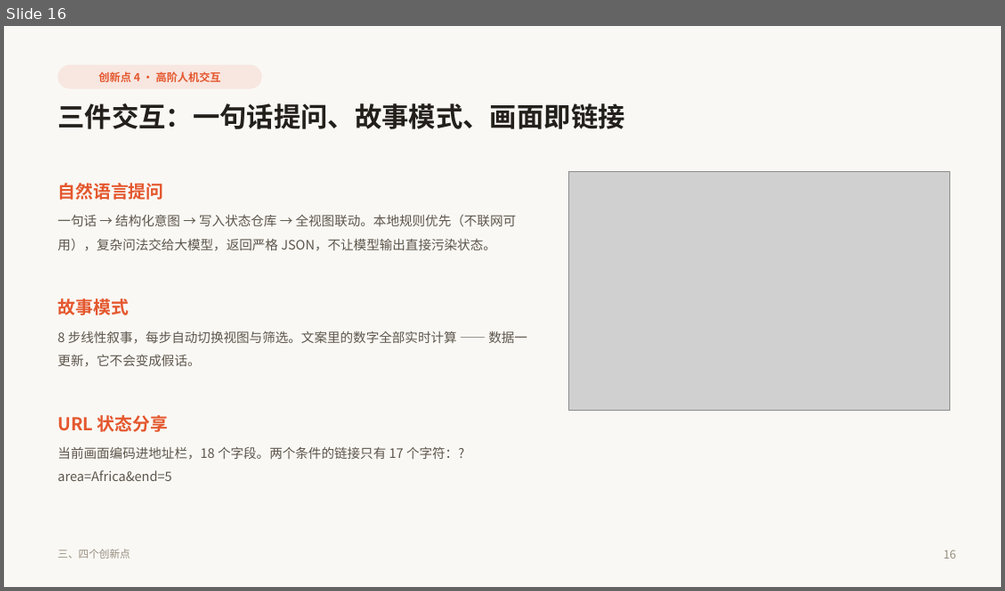
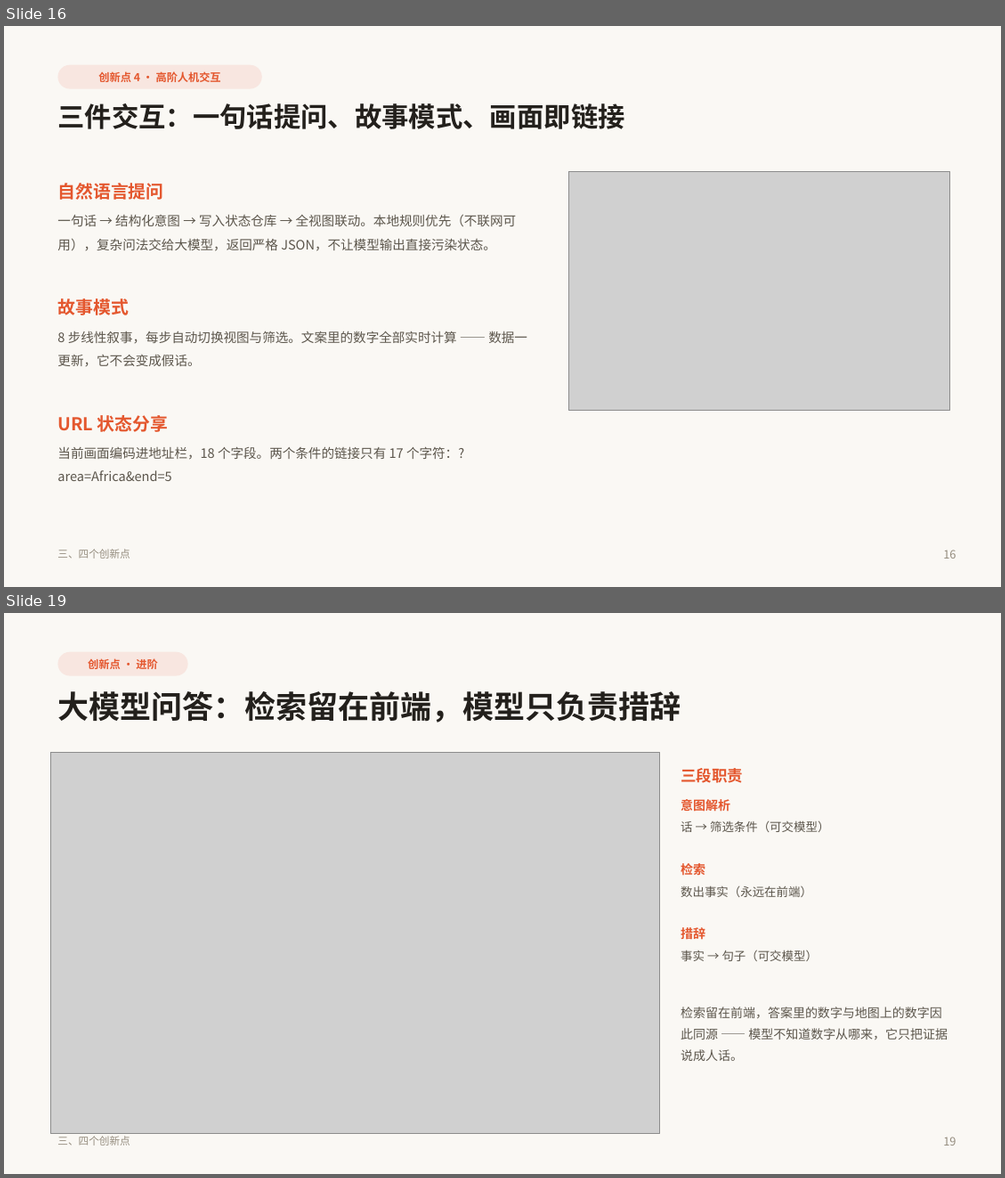
Before and after one commit to quvro/world-language-vitality-map, a slide deck: paper/世界语言赛博活力图谱_答辩PPT.pptx. Shown one above the other, each under a label of ours: slide 16 before the commit, slides 16 and 19 after it; the slides between them are not shown. The pictures are 1005x591 and 1005x1178 pixels, drawn with LibreOffice and Linux fonts; fonts in the diff are those of the drawing; grey boxes stand for pictures. Boxes give left, top, right and bottom in pixels: in the first picture for what was removed or moved away, otherwise in the second. Text is boxed around its words. In the diff, an @@ line names an element or a change of style, - is before the commit and + after.

```diff
--- a/paper/世界语言赛博活力图谱_答辩PPT.pptx
+++ b/paper/世界语言赛博活力图谱_答辩PPT.pptx
@@ slide 19 added at [4, 613, 1001, 1174], background #FAF8F4 @@
@@ rounded rectangle added at [57, 652, 188, 676], fill #F8E6E0, 10.5 pt, text #E4572E, bold @@
+创新点 · 进阶
@@ text added at [57, 691, 680, 722], 30 pt, text #23201C, bold @@
+大模型问答：检索留在前端，模型只负责措辞
@@ picture added at [50, 752, 660, 1133] @@
@@ text added at [680, 768, 743, 783], 15 pt, text #E4572E, bold @@
+三段职责
@@ text added at [680, 797, 730, 813], 12 pt, text #E4572E, bold @@
+意图解析
@@ text added at [680, 820, 829, 832], 11.5 pt, text #5C564C @@
+话 → 筛选条件（可交模型）
@@ text added at [680, 863, 705, 875], 12 pt, text #E4572E, bold @@
+检索
@@ text added at [680, 885, 812, 897], 11.5 pt, text #5C564C @@
+数出事实（永远在前端）
@@ text added at [680, 926, 705, 942], 12 pt, text #E4572E, bold @@
+措辞
@@ text added at [680, 949, 818, 961], 11.5 pt, text #5C564C @@
+事实 → 句子（可交模型）
@@ text added at [680, 1006, 947, 1061], 12 pt, text #5C564C @@
+检索留在前端，答案里的数字与地图上的数字因此同源 —— 模型不知道数字从哪来，它只把证据说成人话。
@@ text added at [57, 1135, 129, 1145], 10 pt, text #948C7E @@
+三、四个创新点
@@ text added at [943, 1136, 955, 1145], 11 pt, text #948C7E @@
+19
```
Also in this commit, not shown: 4 slides changed, 2 other slides added, 9 other files.
